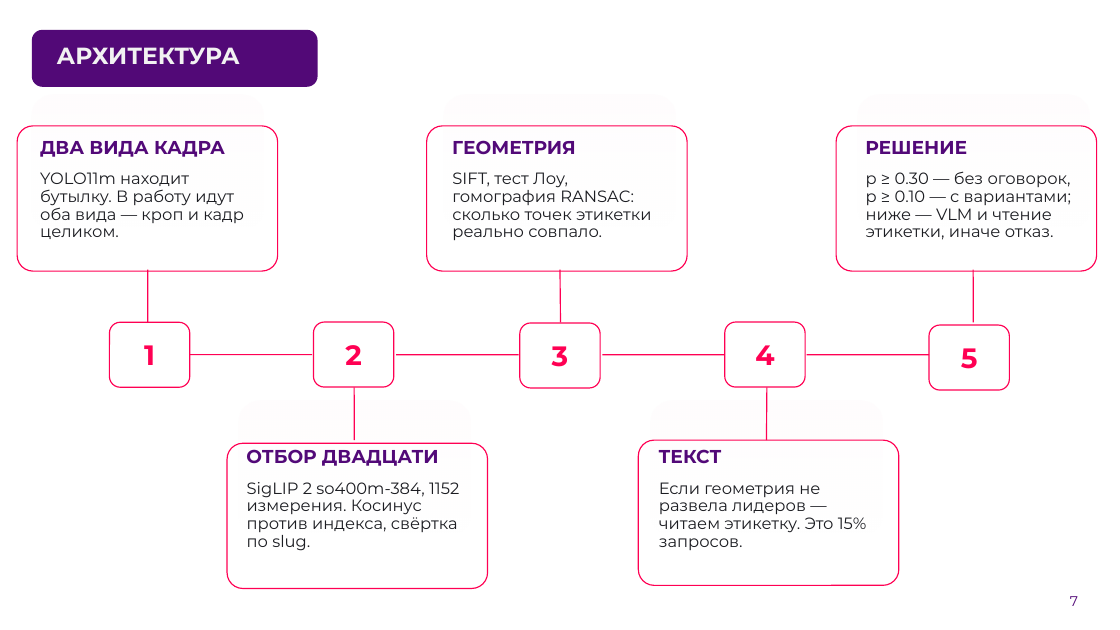
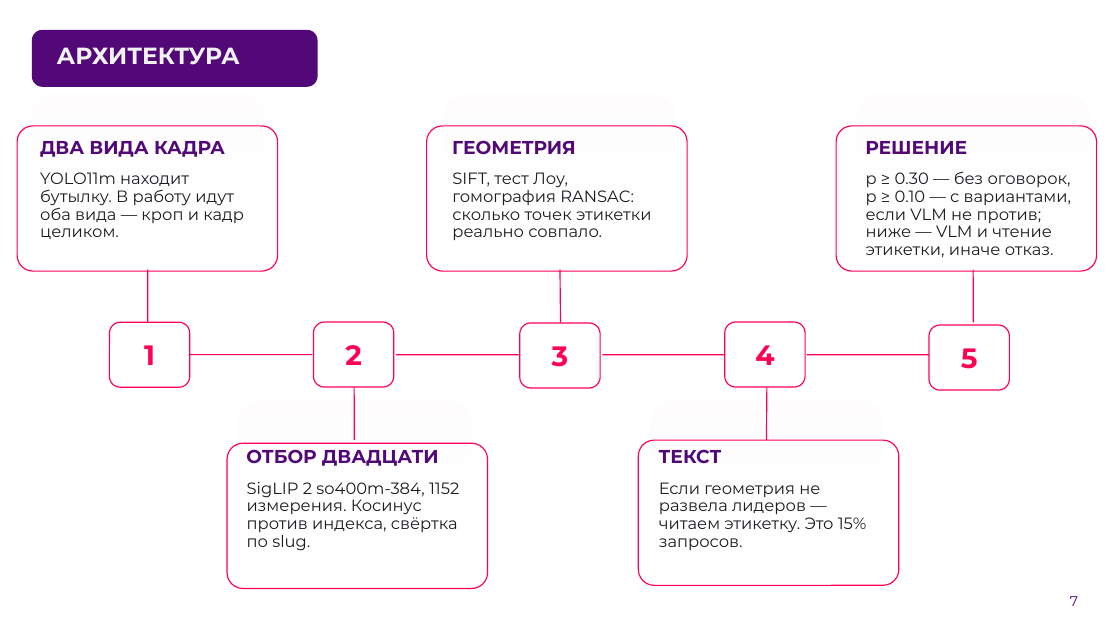
Before and after one commit to AlexGvr/rus_vines, a slide deck: slide 7 of ЛЦТ2026 Сканер российских вин.pptx. Drawn at 1120x630 pixels with LibreOffice and Linux fonts; fonts in the diff are those of the drawing; background and template pictures are left out. Boxes give left, top, right and bottom in pixels: in the first picture for what was removed or moved away, otherwise in the second. Text is boxed around its words. In the diff, an @@ line names an element or a change of style, - is before the commit and + after.

```diff
--- a/ЛЦТ2026 Сканер российских вин.pptx
+++ b/ЛЦТ2026 Сканер российских вин.pptx
@@ text at box(866, 171, 1071, 258): text changed @@
-p ≥ 0.30 — без оговорок, p ≥ 0.10 — с вариантами; ниже — VLM и чтение этикетки, иначе отказ.
+p ≥ 0.30 — без оговорок, p ≥ 0.10 — с вариантами, если VLM не против; ниже — VLM и чтение этикетки, иначе отказ.
```
Also in this commit, not shown: 5 other slides changed, 1 other file.
